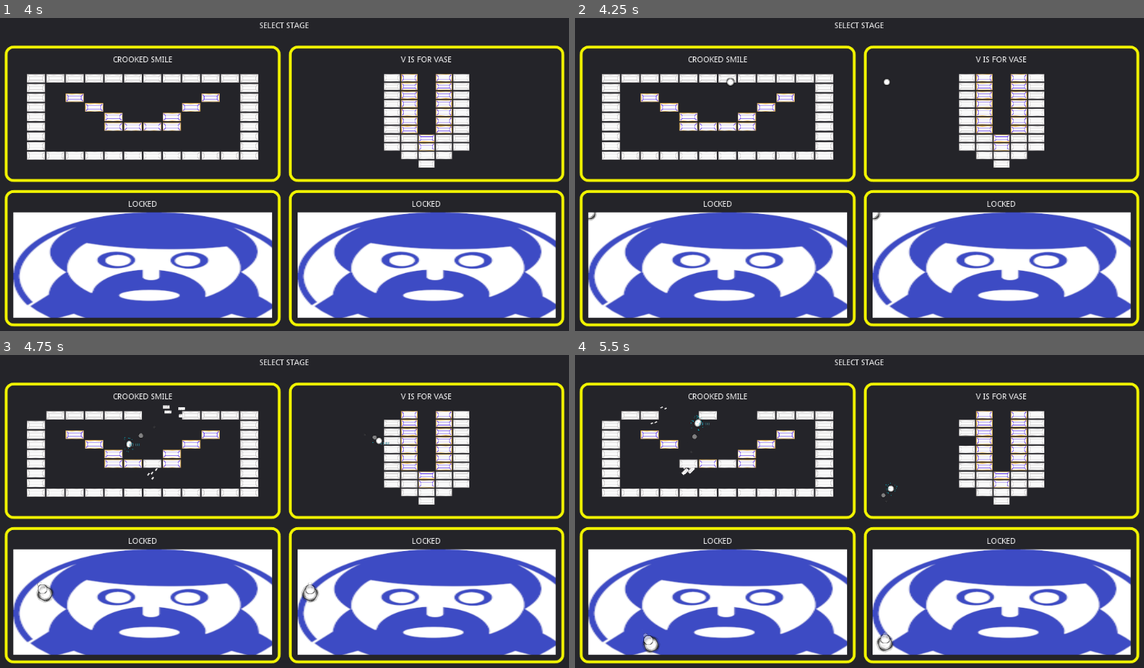
Above: before the commit, frames 1-4 (two rows, left to right).
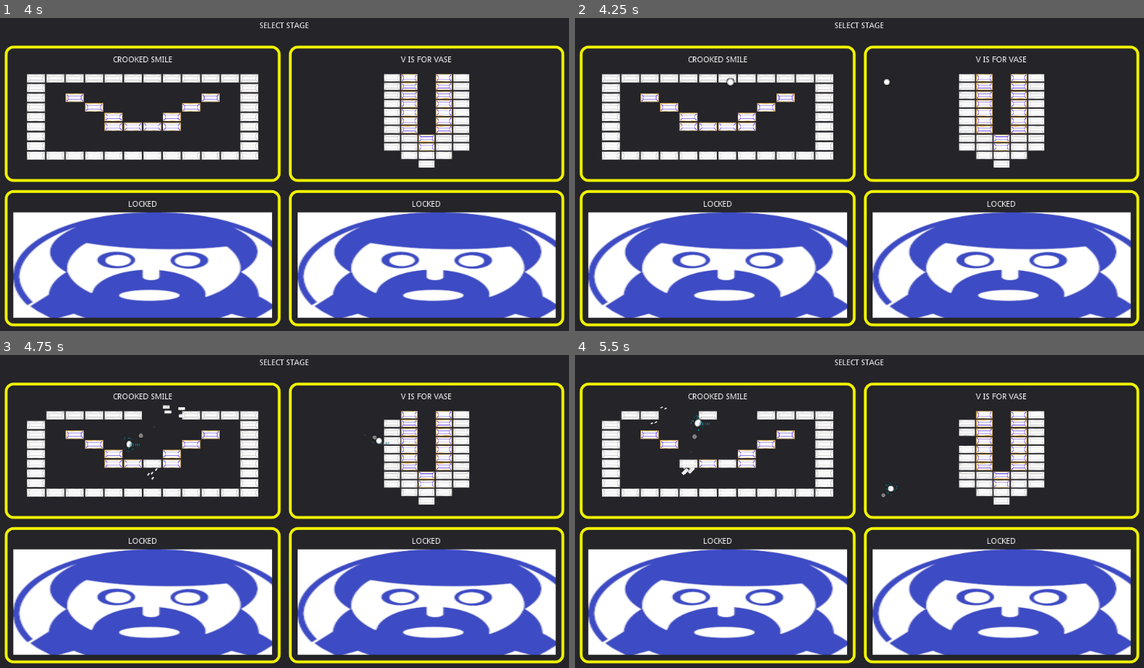
Above: after the commit, the same moments.

Repository: Anatolij-Grigorjev/Breakout4Godot
Game: Godot game, scene res://menus/StageSelectMenu.tscn
Same seed, same stepped clock (60 frames per second), same inputs: the game is played once before the commit and once after it. This scene is started directly instead of the project's main scene.
Inputs (mouse positions are in pixels of both pictures, inside the frame that each line leads up to):
- Up to frame 1 (4 s): tap Enter (ui_accept) at 0.5, 0.77, 1.25, 2, 2.75, 3.5, 3.77 s; move the mouse to (415, 149) at 0.52 s; hold Right (paddle_right) 0.53-1.25 s; tap Space (paddle_launch_ball) at 0.6, 3.6 s; click (415, 149) at 0.67 s; drag from (170, 183) to (256, 237) at 1.27 s; move the mouse to (341, 93) at 2.02 s; hold Right (paddle_right) 2.03-2.75 s; tap Alt at 2.1 s; drag from (256, 237) to (108, 118) at 2.77 s; move the mouse to (460, 218) at 3.52 s; hold Left (paddle_left) from 3.53 s (still down)
- Up to frame 2 (4.25 s): keep holding Left (paddle_left); tap B (debug1) at 4.15 s
- Up to frame 3 (4.75 s): release Left (paddle_left) at 4.25 s; drag from (108, 455) to (199, 420) at 4.27 s
- Up to frame 4 (5.5 s): move the mouse to (887, 505) at 5.02 s; hold Left (paddle_left) from 5.03 s (still down); tap Alt at 5.1 s; click (887, 505) at 5.17 s

Frame 1 is identical in both runs. In frame 2, less than 0.1% of the frame differs, in the area x 2-54%, y 61-65%; in frame 3, 0.2%; in frame 4, 0.3%, in the area x 11-57%, y 88-96%.

Commit message:
stage must have bricks to use inputs

Diff:
--- a/game/menus/StageSelectBlock.gd
+++ b/game/menus/StageSelectBlock.gd
@@ -76,7 +76,7 @@
 
 
 func _process(delta):
-	if Input.is_action_just_released("debug1"):
+	if bricks and Input.is_action_just_released("debug1"):
 		if ball:
 			reset_view()
 		else:
